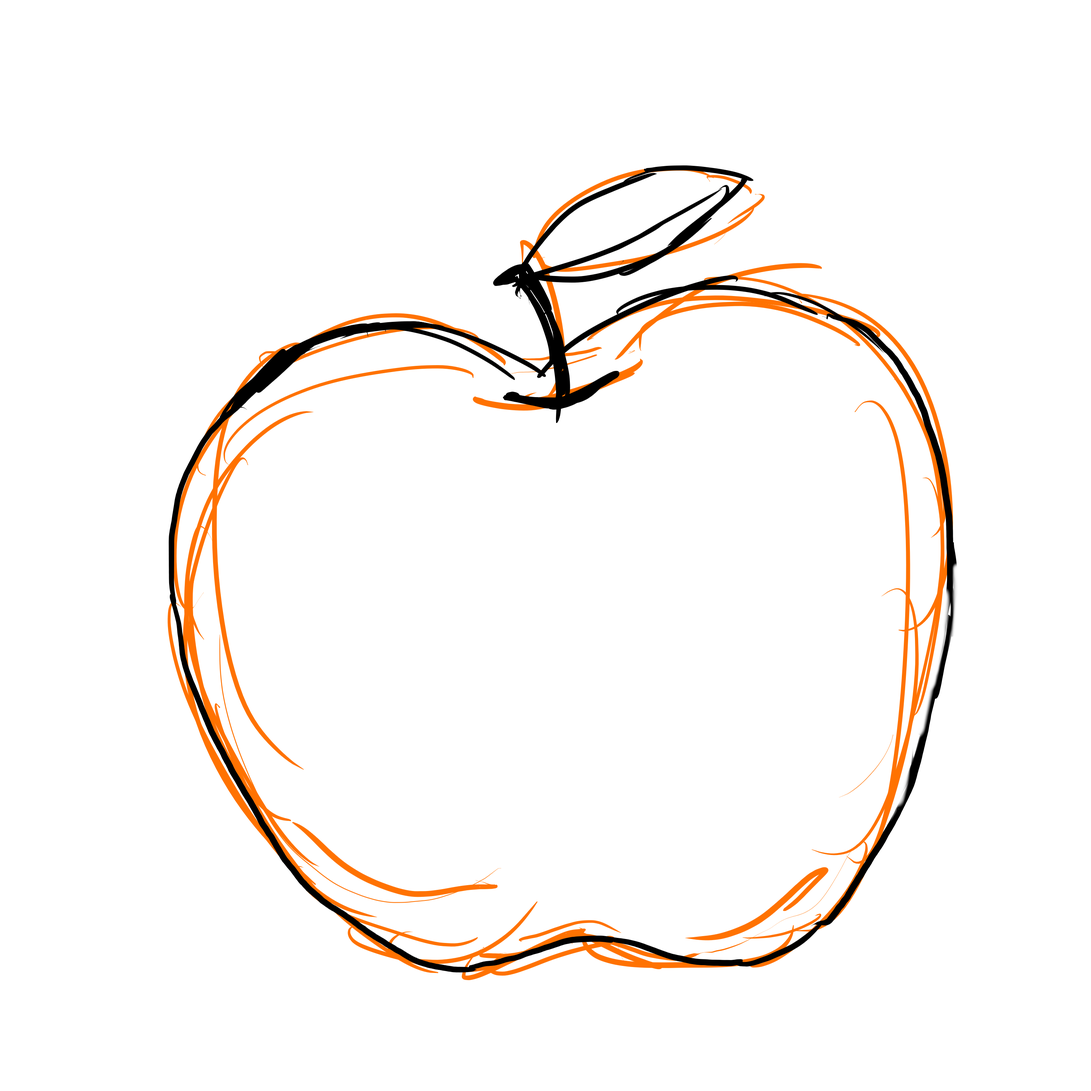
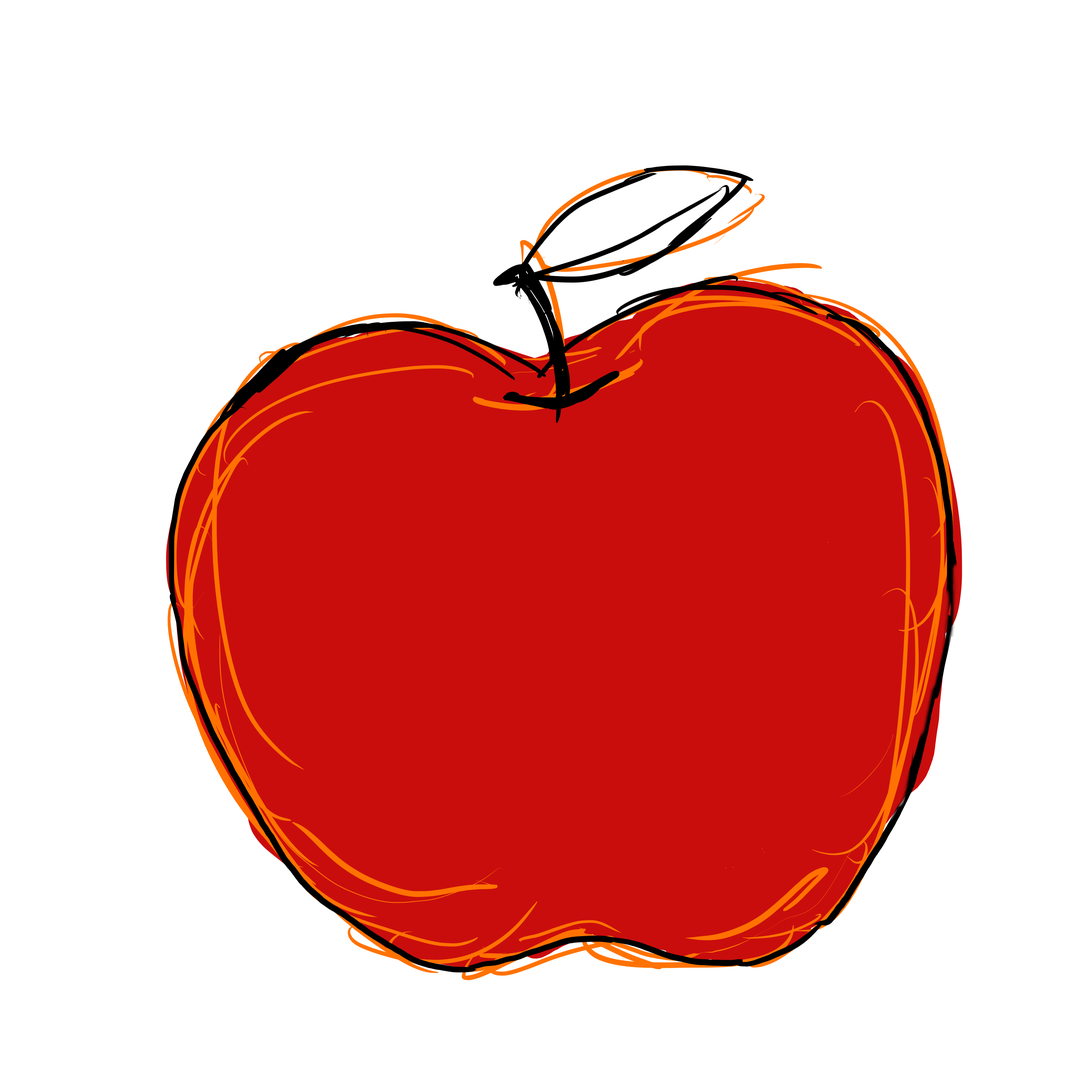
Layer changes from the first 1091x1091 image to the second:
renamed "レイヤー 1" to "レイヤー 2", painted on it over [168, 280, 959, 968]
renamed "レイヤー 2" to "レイヤー 3", painted on it over [167, 280, 959, 968]
renamed "レイヤー 3" to "レイヤー 4", painted on it over [165, 280, 963, 968]
